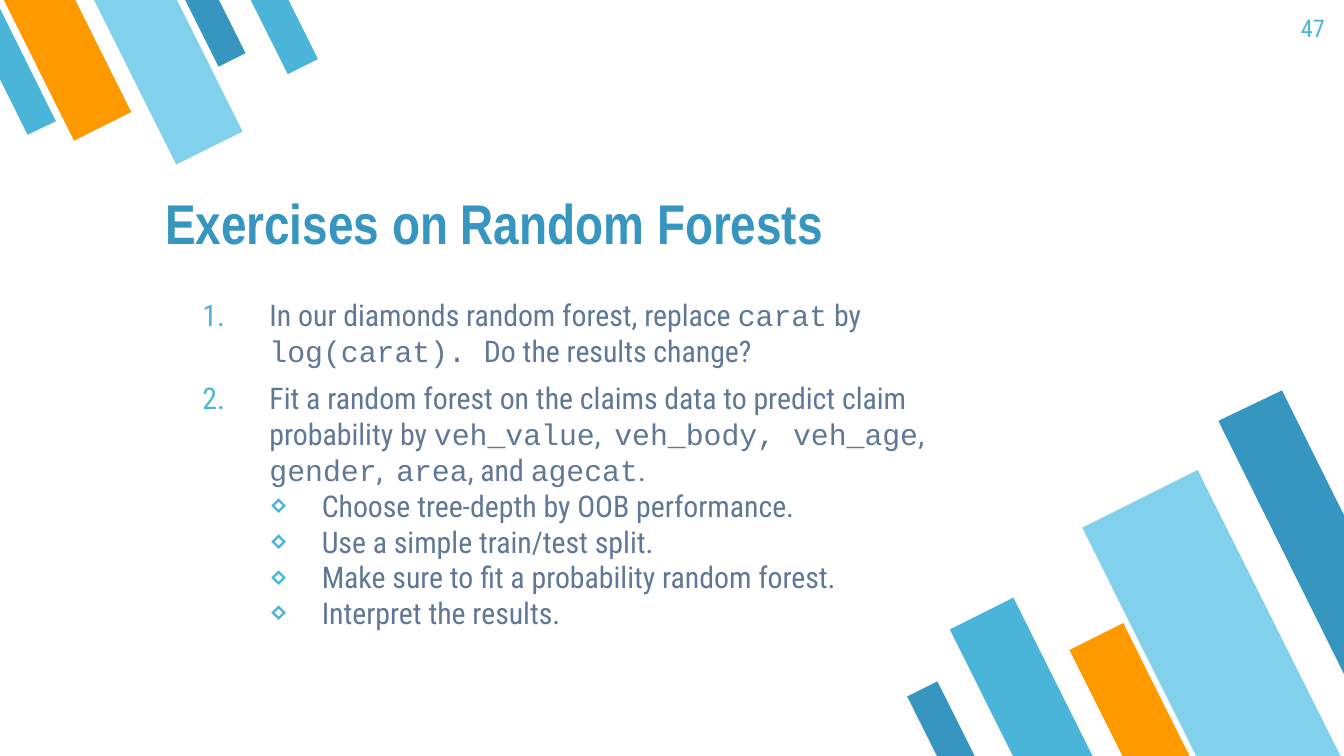
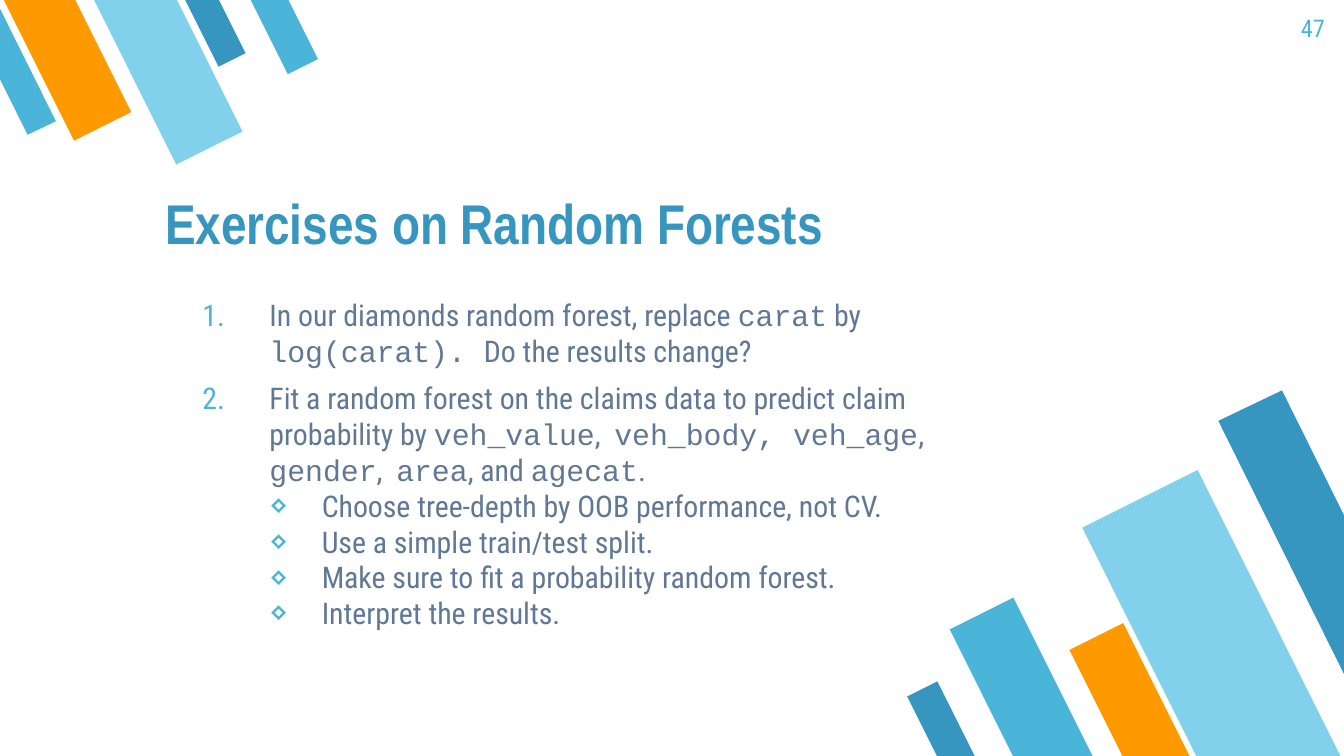
Before and after one commit to mayer79/ml_lecture, a slide deck: slide 47 of slides/ML_Lecture.pptx. Drawn at 1344x756 pixels with LibreOffice and Linux fonts; fonts in the diff are those of the drawing. Boxes give left, top, right and bottom in pixels: in the first picture for what was removed or moved away, otherwise in the second. Text is boxed around its words. In the diff, an @@ line names an element or a change of style, - is before the commit and + after.

```diff
--- a/slides/ML_Lecture.pptx
+++ b/slides/ML_Lecture.pptx
@@ text at (322,494,882,524): text changed @@
-  ⋄ Choose tree-depth by OOB performance.
+  ⋄ Choose tree-depth by OOB performance, not CV.
```
Also in this commit, not shown: 4 other slides changed, 2 other files.
